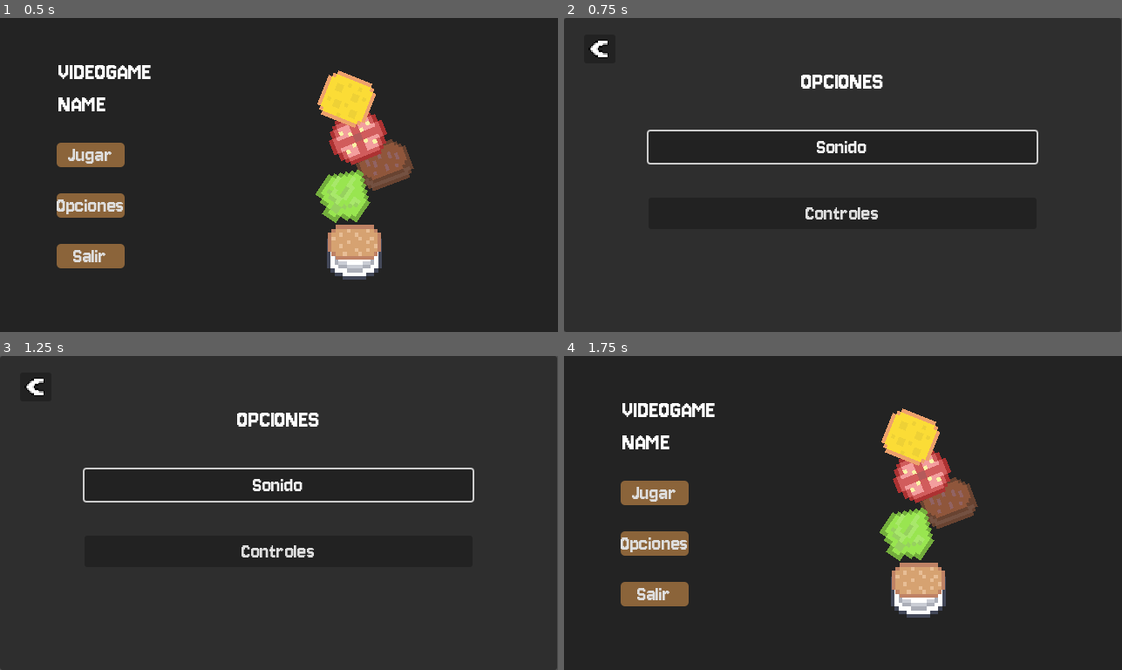
Above: before the commit, frames 1-4 (two rows, left to right).
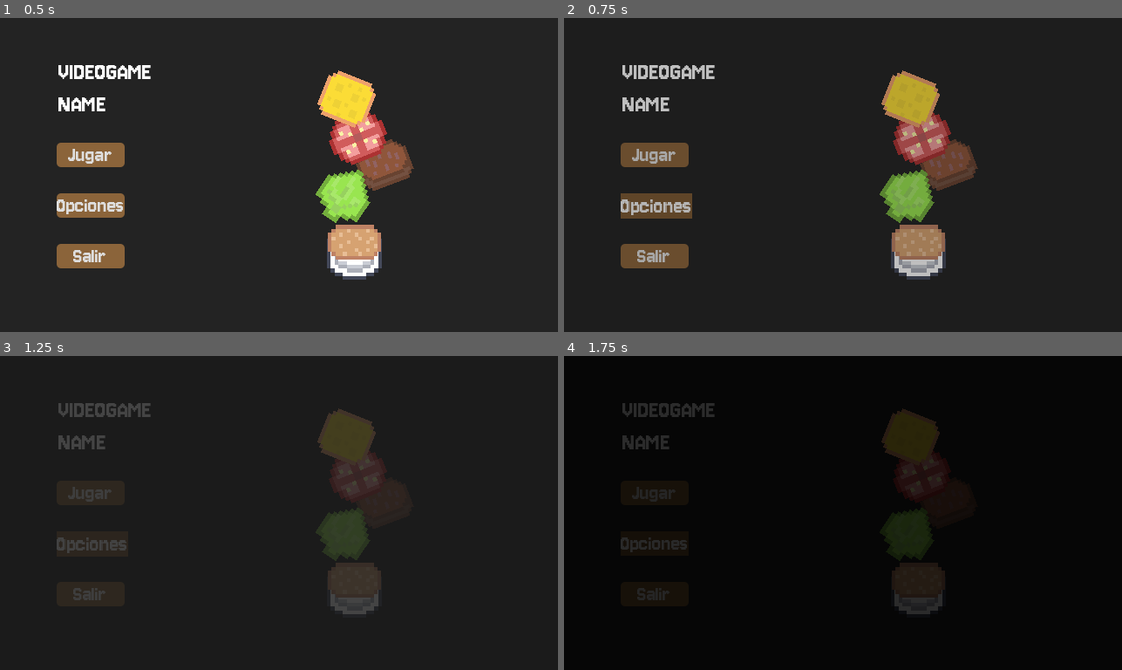
Above: after the commit, the same moments.

Repository: apastraher/BURGERBURGER
Game: Godot game, scene res://scenes/menu.tscn
Same seed, same stepped clock (60 frames per second), same inputs: the game is played once before the commit and once after it.
Inputs (mouse positions are in pixels of both pictures, inside the frame that each line leads up to):
- Up to frame 1 (0.5 s): no input
- Up to frame 2 (0.75 s): click "Opciones" at 0.5 s
- Up to frame 3 (1.25 s): no input
- Up to frame 4 (1.75 s): click (597, 387) at 1.27 s

Frame 1 is identical in both runs. In frame 2, 11% of the frame differs, in the area x 0-100%, y 0-100%; in frame 3, 3.3%; in frame 4, 100%.

Commit message:
fade arreglado

Diff:
--- a/scenes/fade.gd
+++ b/scenes/fade.gd
@@ -25,7 +25,16 @@
 	if not ready_completed:
 		await get_tree().process_frame
 
+	# Forzar completamente transparente (incluso si antes ya lo era)
+	color_rect.color = Color(0, 0, 0, 0.0)
 	color_rect.show()
+	color_rect.queue_redraw()  # Asegurar que se actualice
+
+	if anim_player.is_playing():
+		anim_player.stop()
+
+	# Restablecer el estado inicial de la animación
+	anim_player.seek(0, true)
 
 	if anim_player.has_animation("fade_in"):
 		anim_player.speed_scale = 1.0 / duration
@@ -38,9 +47,25 @@
 
 	emit_signal("fade_completed")
 
+
+func reset_color_rect():
+	color_rect.color = Color(0, 0, 0, 0)  # Cambiado a transparente
+	color_rect.show()
+
 func fade_out(duration: float = 1.0) -> void:
 	if not ready_completed:
 		await get_tree().process_frame
+
+	# Forzar completamente opaco (incluso si ya lo era)
+	color_rect.color = Color(0, 0, 0, 1.0)
+	color_rect.show()
+	color_rect.queue_redraw()  # Asegurar que se actualice visualmente
+
+	if anim_player.is_playing():
+		anim_player.stop()
+
+	# Reiniciar desde el inicio la animación
+	anim_player.seek(0, true)
 
 	if anim_player.has_animation("fade_out"):
 		anim_player.speed_scale = 1.0 / duration
--- a/scenes/final_bueno.gd
+++ b/scenes/final_bueno.gd
@@ -11,41 +11,23 @@
 	# Manejo robusto del efecto fade
 	fade = get_node_or_null("/root/Fade")
 	if is_instance_valid(fade):
-		fade.color_rect.modulate = Color(0, 0, 0, 1)
+		# Forzamos reinicio completo (LÍNEA NUEVA)
+		fade.reset_color_rect()
 		fade.color_rect.show()
 		await fade.fade_out(0.5)
 	else:
 		printerr("Advertencia: Nodo Fade no encontrado")
 
 func _on_salir_pressed() -> void:
-	# Evitar múltiples ejecuciones
 	if exiting:
 		return
-
 	exiting = true
 
-	# 1. Ejecutar animación de fade (si existe)
-	if is_instance_valid(fade):
-		await fade.fade_in(0.5)
-
-	# 2. Cargar el menú principal de forma segura
 	var menu_path = "res://scenes/menu.tscn"
-
-	# Verificar existencia del recurso
 	if not ResourceLoader.exists(menu_path):
-		printerr("Error: No se encontró la escena del menú en ", menu_path)
 		get_tree().quit()
 		return
 
-	# 3. Cambiar a la escena del menú
 	var menu = load(menu_path)
+
 	get_tree().change_scene_to_packed(menu)
-
-	# 4. Limpieza final
-	queue_free()
-
-# Manejo seguro al cerrar
-func _notification(what):
-	if what == NOTIFICATION_PREDELETE:
-		if is_instance_valid(fade):
-			fade.queue_free()
--- a/scenes/map.gd
+++ b/scenes/map.gd
@@ -7,10 +7,11 @@
 
 func _ready() -> void:
 	# Verificar si debemos mostrar el tutorial
+	var fade = get_node_or_null("/root/Fade")
 	var config = ConfigFile.new()
 	if config.load("user://config.cfg") == OK:
 		var should_run_tutorial = config.get_value("tutorial", "should_run", false)
-		config.set_value("tutorial", "should_run", false)  # Resetear
+		config.set_value("tutorial", "should_run", false)
 		config.save("user://config.cfg")
 
 		if should_run_tutorial:
@@ -18,7 +19,9 @@
 
 	Input.set_mouse_mode(Input.MOUSE_MODE_CONFINED_HIDDEN)
 
-	if timer_node:
+	fade.reset_color_rect()
+	# Conexión segura al signal del timer
+	if timer_node and not timer_node.tiempo_finalizado.is_connected(_on_timer_node_tiempo_finalizado):
 		timer_node.tiempo_finalizado.connect(_on_timer_node_tiempo_finalizado)
 
 func _iniciar_tutorial():
@@ -30,12 +33,13 @@
 func _on_timer_node_tiempo_finalizado() -> void:
 	get_tree().paused = false
 
-	# Manejar transición de escena
-	var fade = get_node("/root/Fade")
-	if fade:
-		fade.fade_completed.connect(_cambiar_escena, CONNECT_ONE_SHOT)
-		fade.fade_in(1.0)
+	if Fade:
+		# Reiniciamos el fade antes de usarlo (LÍNEA NUEVA)
+		Fade.reset_color_rect()
+		Fade.fade_completed.connect(_cambiar_escena, CONNECT_ONE_SHOT)
+		await Fade.fade_in(1.0)
 	else:
+		print("Advertencia: Nodo Fade no encontrado")
 		_cambiar_escena()
 
 func _cambiar_escena() -> void:
--- a/scenes/menu.gd
+++ b/scenes/menu.gd
@@ -15,6 +15,11 @@
 	Input.mouse_mode = Input.MOUSE_MODE_VISIBLE
 	Input.set_custom_mouse_cursor(CURSOR_NORMAL)
 
+	# Asegurar que el fade esté oculto al inicio
+	var fade = get_node_or_null("/root/Fade")
+	if is_instance_valid(fade):
+		fade.color_rect.hide()
+
 	jugar_button.pressed.connect(_on_jugar_pressed)
 	opciones_button.pressed.connect(_on_opciones_pressed)
 	salir_button.pressed.connect(_on_salir_pressed)
@@ -27,6 +32,7 @@
 
 	tutorial_dialog.confirmed.connect(_on_tutorial_accepted)
 	tutorial_dialog.canceled.connect(_on_tutorial_rejected)
+	tutorial_dialog.close_requested.connect(_on_tutorial_closed)
 
 func _on_jugar_pressed():
 	Input.set_custom_mouse_cursor(CURSOR_NORMAL)
@@ -42,14 +48,23 @@
 	tutorial_dialog.popup_centered()
 
 func _on_tutorial_accepted():
+	var fade = get_node_or_null("/root/Fade")
+	if is_instance_valid(fade):
+		await fade.fade_in(0.5)
+
 	var config = ConfigFile.new()
 	config.load(config_path)
 	config.set_value("tutorial", "should_run", true)
 	config.save(config_path)
 
+	fade.reset_color_rect()
 	get_tree().change_scene_to_file("res://scenes/map.tscn")
 
 func _on_tutorial_rejected():
+	var fade = get_node_or_null("/root/Fade")
+	if is_instance_valid(fade):
+		await fade.fade_in(0.5)
+
 	var config = ConfigFile.new()
 	config.load(config_path)
 	config.set_value("tutorial", "should_run", false)
@@ -57,13 +72,18 @@
 
 	get_tree().change_scene_to_file("res://scenes/map.tscn")
 
+func _on_tutorial_closed():
+	tutorial_dialog.hide()
+
 func _on_opciones_pressed():
+	var fade = get_node_or_null("/root/Fade")
+	if is_instance_valid(fade):
+		await fade.fade_in(0.5)
 	get_tree().change_scene_to_file("res://scenes/opciones.tscn")
 
 func _on_salir_pressed():
 	get_tree().quit()
 
-# Funciones para efectos visuales del mouse
 func _on_button_hovered(button: Button):
 	Input.set_custom_mouse_cursor(CURSOR_HOVER)
 	button.scale = Vector2(1.05, 1.05)
--- a/scenes/timer.gd
+++ b/scenes/timer.gd
@@ -1,7 +1,7 @@
 extends Node2D
 
 @export var real_total_time: int = 600
-@export var real_time_remaining: int = 600  # No usar referencia a export var
+@export var real_time_remaining: int = 600  # Se reiniciará en _ready()
 
 @export var simulated_start = 43200  # 12:00:00
 @export var simulated_end = 57600    # 16:00:00
@@ -13,23 +13,24 @@
 signal tiempo_finalizado
 
 func _input(event: InputEvent) -> void:
-	if event.is_action_pressed("f2"):  # Configura "f2" en Input Map
-		real_time_remaining = 0  # Fuerza el final
-		_on_timer_timeout()      # Dispara el evento manualmente
+	if event.is_action_pressed("f2"):  # Tecla de debug para finalizar el tiempo
+		real_time_remaining = 0
+		_on_timer_timeout()
 
 func _ready() -> void:
-	# Inicialización segura
+	# Reinicia variables
 	real_time_remaining = real_total_time
 	update_display(simulated_start)
 
-	# Configuración del Timer
-	timer.wait_time = 1.0  # Asegurar 1 segundo
-	timer.timeout.connect(_on_timer_timeout)
+	# Verifica conexión antes de conectar
+	if not timer.timeout.is_connected(_on_timer_timeout):
+		timer.timeout.connect(_on_timer_timeout)
+
+	timer.wait_time = 1.0
 	timer.start()
 
 func update_display(seconds: float) -> void:
 	label_timer.text = format_time(seconds)
-	# Forzar actualización del renderizado
 	label_timer.queue_redraw()
 
 func format_time(seconds: float) -> String:
@@ -41,13 +42,16 @@
 
 func _on_timer_timeout() -> void:
 	real_time_remaining -= 1
+
 	var elapsed = real_total_time - real_time_remaining
 	var simulated_time = simulated_start + (simulated_end - simulated_start) * (elapsed / float(real_total_time))
-
 	update_display(simulated_time)
 
 	if real_time_remaining <= 0:
 		timer.stop()
 		update_display(simulated_end)
-		ring_sound.play()
+
+		if ring_sound and not ring_sound.playing:
+			ring_sound.play()
+
 		emit_signal("tiempo_finalizado")
